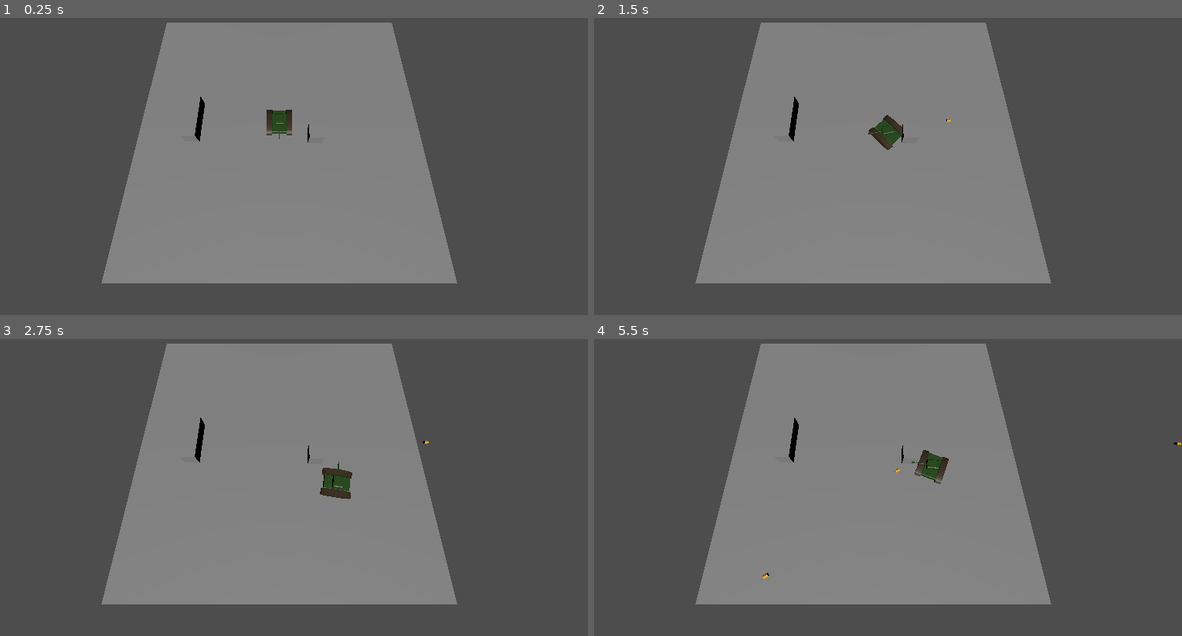
Above: before the commit, frames 1-4 (two rows, left to right).
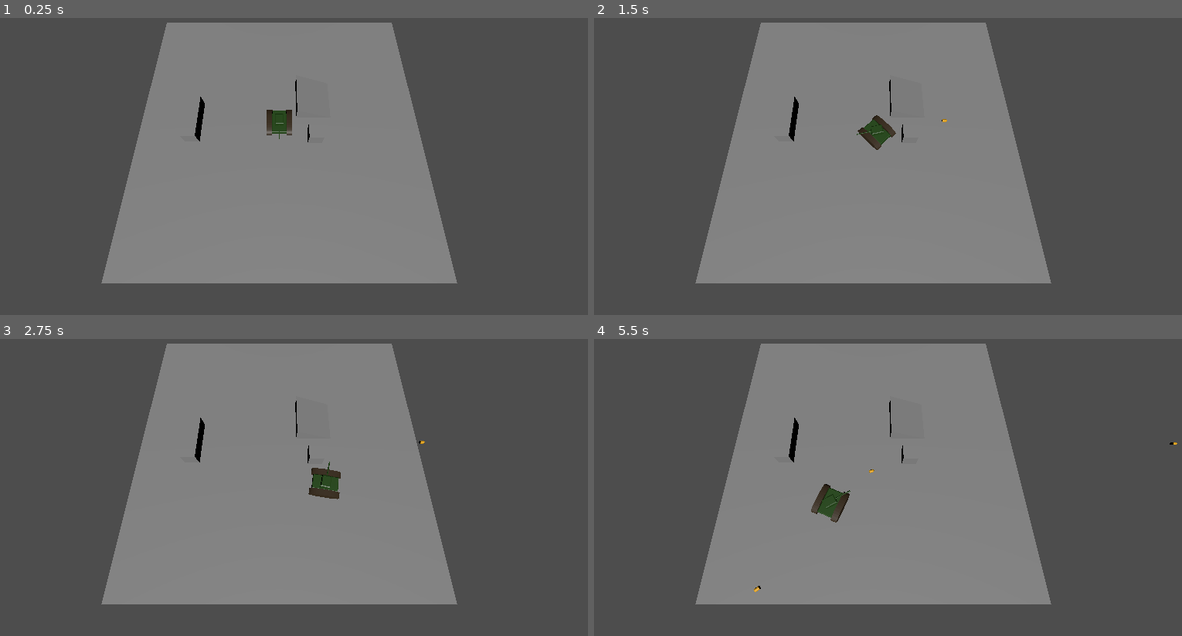
Above: after the commit, the same moments.

Repository: cfrance3/tank-game
Game: Godot game, scene res://Scenes/main.tscn
The game is run twice, just before and just after one commit, with the same random seed, the same clock (stepped at 60 frames per second) and the same inputs.
Inputs (mouse positions are in pixels of both pictures, inside the frame that each line leads up to):
- Up to frame 1 (0.25 s): no input
- Up to frame 2 (1.5 s): tap Enter at 0.5 s; move the mouse to (1011, 124) at 0.52 s; hold Right (ui_right) 0.53-1.28 s; click (1011, 124) at 0.67 s; move the mouse to (752, 160) at 1.27 s; hold Down (ui_down) from 1.28 s (still down)
- Up to frame 3 (2.75 s): move the mouse to (341, 386) at 2.02 s; release Down (ui_down) at 2.03 s; hold Right (ui_right) from 2.03 s (still down)
- Up to frame 4 (5.5 s): move the mouse to (840, 532) at 2.77 s; release Right (ui_right) at 2.78 s; hold Up (ui_up) 2.78-3.53 s; click (840, 532) at 2.92 s; move the mouse to (1058, 514) at 3.52 s; hold Left (ui_left) 3.53-5.03 s; move the mouse to (688, 410) at 4.27 s; move the mouse to (905, 463) at 5.02 s; hold Down (ui_down) from 5.03 s (still down); click (905, 463) at 5.17 s

The runs differ from the first frame. In frame 1, less than 0.1% of the frame differs, in the area x 50-51%, y 20-33%; in frame 2, 0.5%; in frame 3, 0.5%; in frame 4, 1.0%, in the area x 27-100%, y 20-86%.

Commit message:
TEMPORARY BUG FIX: Shells can no long collide with tank as soon as they are shot. TODO: Implement real fix not tied to hitbox/projectile spawn placement.

Diff:
--- a/Scenes/Tank/tank.gd
+++ b/Scenes/Tank/tank.gd
@@ -55,6 +55,8 @@
 			turn_speed * delta
 		)
 
+		$Hitbox.rotation.y = hull.rotation.y
+
 	else:
 		velocity.x = 0
 		velocity.z = 0
--- a/Scenes/main.tscn
+++ b/Scenes/main.tscn
@@ -23,13 +23,13 @@
 "
 
 [sub_resource type="BoxShape3D" id="BoxShape3D_8gbba"]
-size = Vector3(0.9, 1.2, 4)
+size = Vector3(0.9, 1, 4)
 
 [sub_resource type="BoxMesh" id="BoxMesh_kry3j"]
-size = Vector3(0.9, 1.2, 4)
+size = Vector3(0.9, 1, 4)
 
 [sub_resource type="BoxMesh" id="BoxMesh_jjvhh"]
-size = Vector3(0.9, 1.2, 4)
+size = Vector3(0.9, 1, 4)
 
 [sub_resource type="CapsuleShape3D" id="CapsuleShape3D_21xkr"]
 radius = 1.0
@@ -60,6 +60,13 @@
 [sub_resource type="BoxMesh" id="BoxMesh_21xkr"]
 size = Vector3(6, 2, 2)
 
+[sub_resource type="ConvexPolygonShape3D" id="ConvexPolygonShape3D_jjvhh"]
+points = PackedVector3Array(2.5, 0, 3, 2.5, 0, -3, -2.5, 0, 3, -2.5, 0, -3, -2.5, 2, 3, -2.5, 2, -3)
+
+[sub_resource type="PrismMesh" id="PrismMesh_kry3j"]
+left_to_right = 0.0
+size = Vector3(5, 2, 6)
+
 [node name="Main" type="Node3D" unique_id=379695125]
 
 [node name="Camera3D" type="Camera3D" parent="." unique_id=1848783100]
@@ -67,6 +74,8 @@
 
 [node name="Tank" type="CharacterBody3D" parent="." unique_id=1720563343]
 collision_layer = 2
+floor_max_angle = 1.2269665
+floor_snap_length = 0.3
 script = ExtResource("1_8gbba")
 projectile_scene = ExtResource("2_kry3j")
 
@@ -80,12 +89,13 @@
 transform = Transform3D(0.2, 0, 0, 0, 0.2, 0, 0, 0, 0.2, 0, 0.5, 0)
 
 [node name="Hitbox" type="Area3D" parent="Tank" unique_id=1554968452]
+visible = false
 collision_layer = 2
 collision_mask = 4
 script = SubResource("GDScript_jjvhh")
 
 [node name="Right_Track" type="CollisionShape3D" parent="Tank/Hitbox" unique_id=440006998]
-transform = Transform3D(1, 0, 0, 0, 1, 0, 0, 0, 1, -1.4, 1.1, 0)
+transform = Transform3D(1, 0, 0, 0, 1, 0, 0, 0, 1, -1.4, 1, 0)
 visible = false
 shape = SubResource("BoxShape3D_8gbba")
 
@@ -93,16 +103,15 @@
 mesh = SubResource("BoxMesh_kry3j")
 
 [node name="Left_Track" type="CollisionShape3D" parent="Tank/Hitbox" unique_id=1048643363]
-transform = Transform3D(1, 0, 0, 0, 1, 0, 0, 0, 1, 1.4, 1.1, 0)
-visible = false
+transform = Transform3D(1, 0, 0, 0, 1, 0, 0, 0, 1, 1.4, 1, 0)
 shape = SubResource("BoxShape3D_8gbba")
 
 [node name="MeshInstance3D" type="MeshInstance3D" parent="Tank/Hitbox/Left_Track" unique_id=960442051]
+visible = false
 mesh = SubResource("BoxMesh_jjvhh")
 
 [node name="Body" type="CollisionShape3D" parent="Tank/Hitbox" unique_id=1833798680]
 transform = Transform3D(1, 0, 0, 0, -4.371139e-08, -1, 0, 1, -4.371139e-08, 0, 1.2, 0)
-visible = false
 shape = SubResource("CapsuleShape3D_21xkr")
 
 [node name="MeshInstance3D" type="MeshInstance3D" parent="Tank/Hitbox/Body" unique_id=1431585108]
@@ -110,6 +119,7 @@
 
 [node name="Collider" type="CollisionShape3D" parent="Tank" unique_id=1729544466]
 transform = Transform3D(1, 0, 0, 0, 1, 0, 0, 0, 1, 0, 1, 0)
+visible = false
 shape = SubResource("BoxShape3D_kry3j")
 
 [node name="Floor" type="StaticBody3D" parent="." unique_id=2063353066]
@@ -142,3 +152,13 @@
 
 [node name="MeshInstance3D" type="MeshInstance3D" parent="Blocks/Block2" unique_id=841007268]
 mesh = SubResource("BoxMesh_21xkr")
+
+[node name="StaticBody3D" type="StaticBody3D" parent="." unique_id=295466824]
+transform = Transform3D(1, 0, 0, 0, 1, 0, 0, 0, 1, 5, 1.5, -4)
+
+[node name="CollisionShape3D" type="CollisionShape3D" parent="StaticBody3D" unique_id=102836870]
+transform = Transform3D(1, 0, 0, 0, 1, 0, 0, 0, 1, 0, -1, 0)
+shape = SubResource("ConvexPolygonShape3D_jjvhh")
+
+[node name="MeshInstance3D" type="MeshInstance3D" parent="StaticBody3D" unique_id=1804335415]
+mesh = SubResource("PrismMesh_kry3j")
